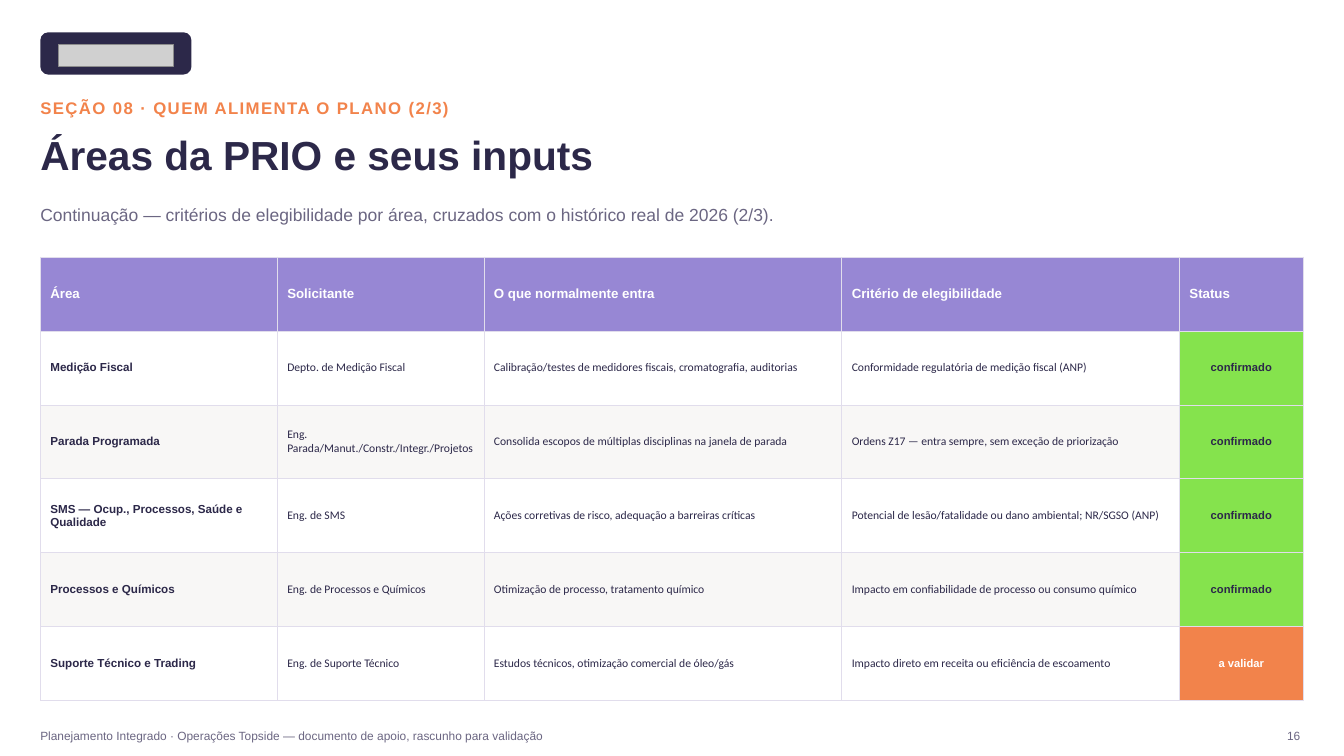
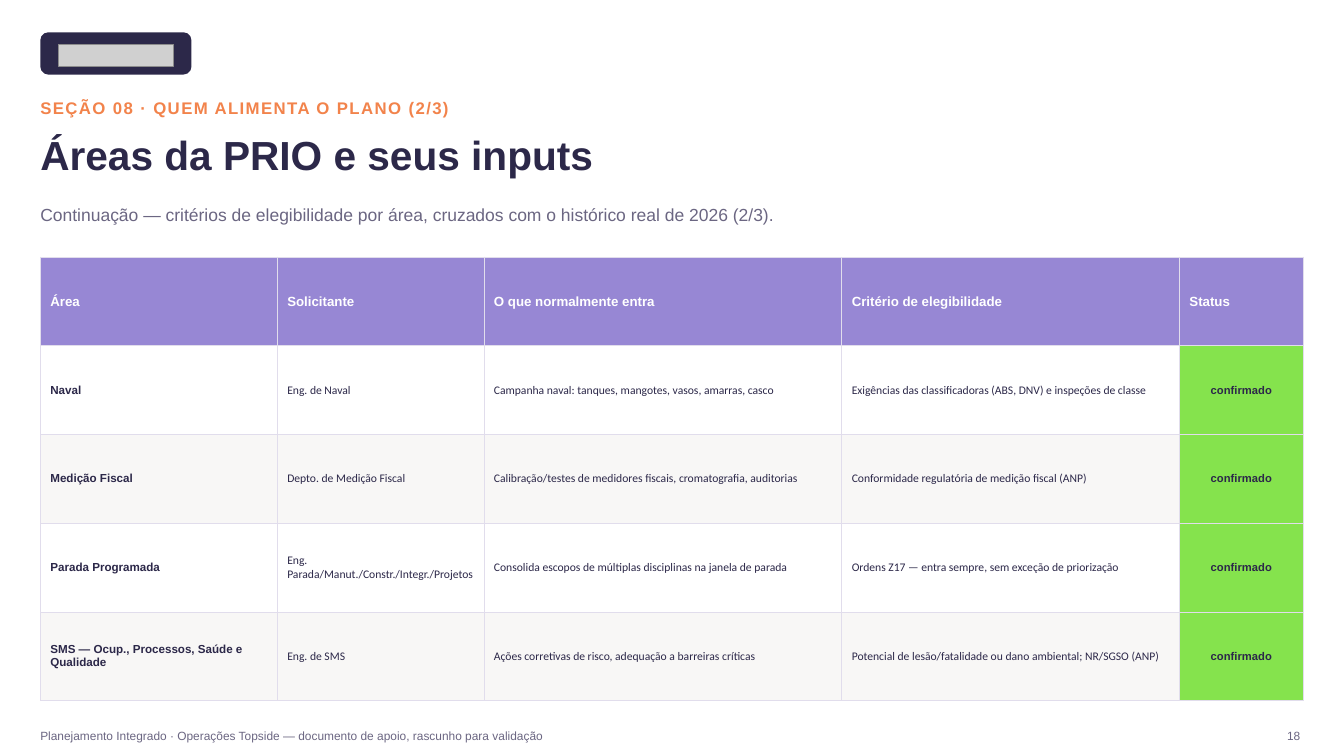
Before and after one commit to LucasRibaas/Planejamento, a slide deck: slide 19 of Planejamento_Integrado_Operacoes_Topside.pptx (slide 17 before the commit). Drawn at 1344x756 pixels with LibreOffice and Linux fonts; fonts in the diff are those of the drawing; grey boxes stand for pictures. Boxes give left, top, right and bottom in pixels: in the first picture for what was removed or moved away, otherwise in the second. Text is boxed around its words. In the diff, an @@ line names an element or a change of style, - is before the commit and + after.

```diff
--- a/Planejamento_Integrado_Operacoes_Topside.pptx
+++ b/Planejamento_Integrado_Operacoes_Topside.pptx
@@ table at box(40, 257, 1304, 701) @@
+row 2: Naval | Eng. de Naval | Campanha naval: tanques, mangotes, vasos, amarras, casco | Exigências das classificadoras (ABS, DNV) e inspeções de classe | confirmado
-row 5: Processos e Químicos | Eng. de Processos e Químicos | Otimização de processo, tratamento químico | Impacto em confiabilidade de processo ou consumo químico | confirmado
-row 6: Suporte Técnico e Trading | Eng. de Suporte Técnico | Estudos técnicos, otimização comercial de óleo/gás | Impacto direto em receita ou eficiência de escoamento | a validar
```
Also in this commit, not shown: 22 other slides changed, 2 slides added, 1 other file.
